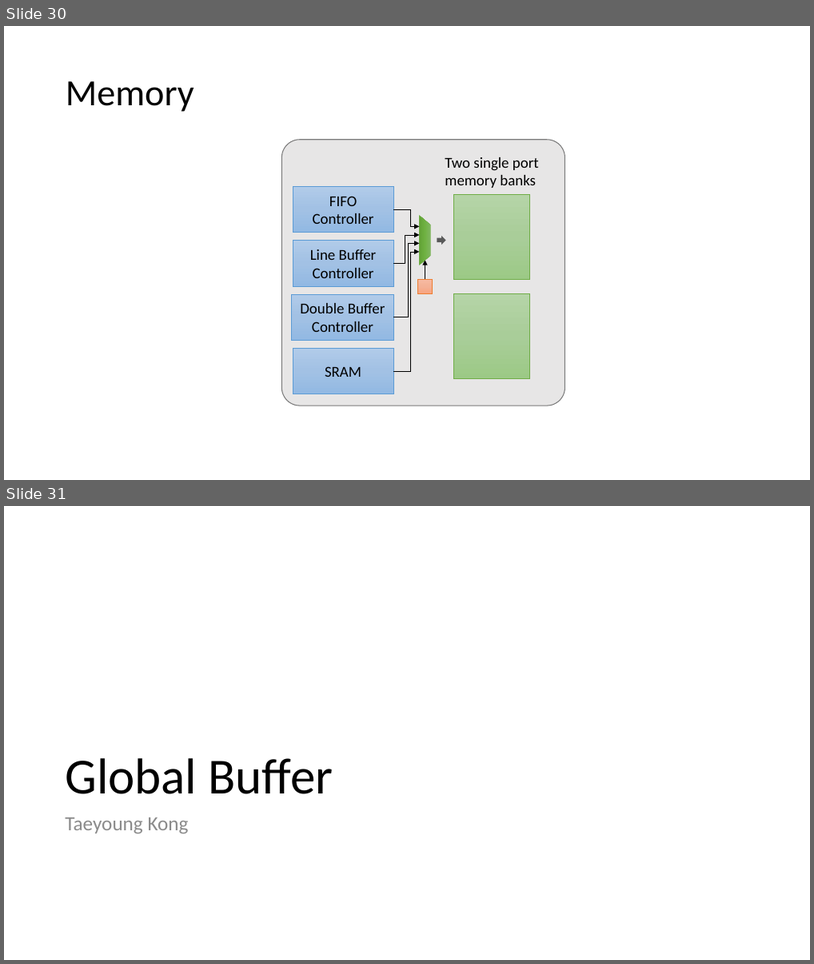
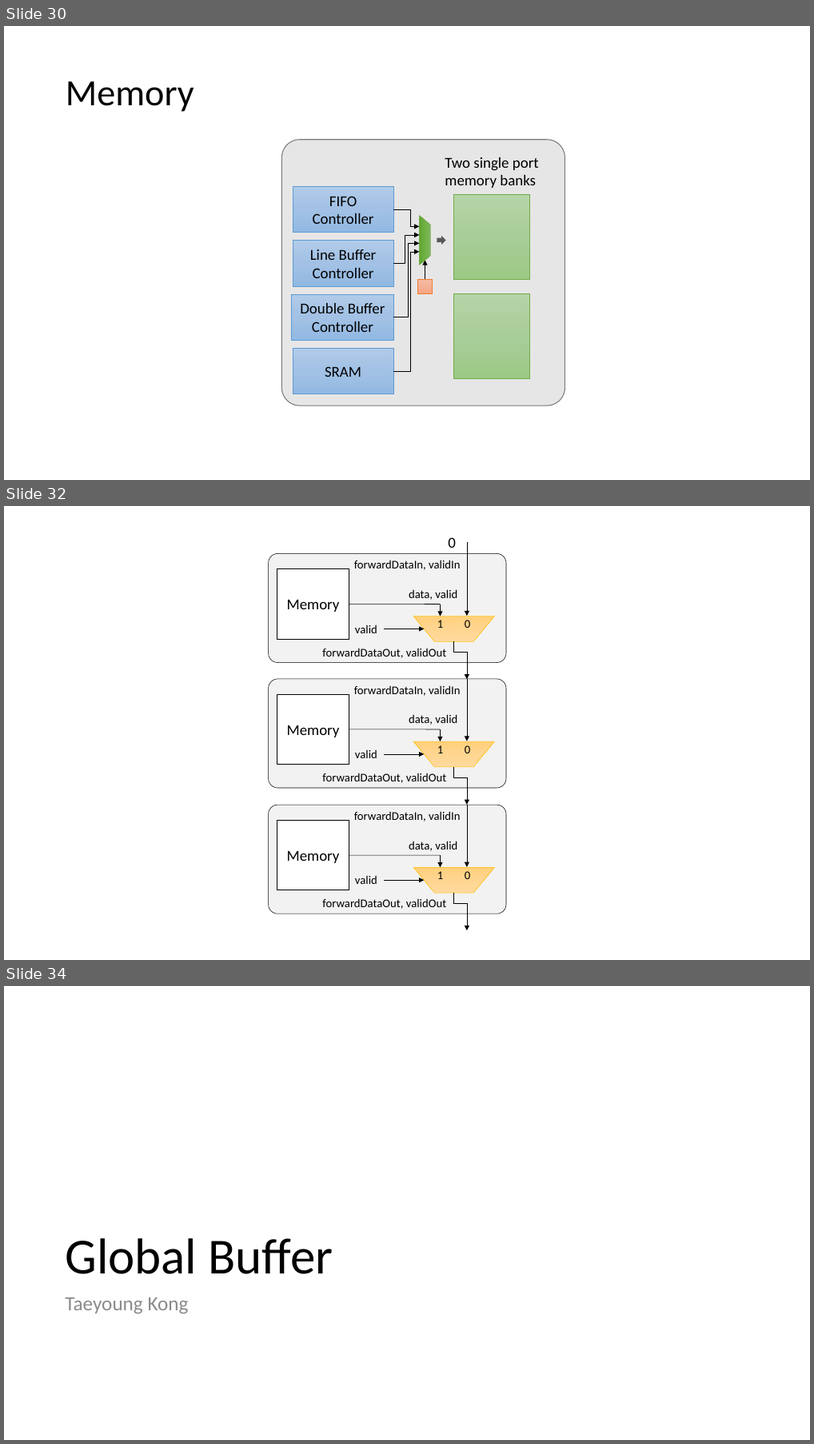
Before and after one commit to StanfordAHA/doc, a slide deck: 2019-05-10-garnet-block-diagrams.pptx. Shown one above the other, each under a label of ours: slides 30 and 31 before the commit, slides 30, 32 and 34 after it; the slides between them are not shown. The pictures are 814x964 and 814x1444 pixels, drawn with LibreOffice and Linux fonts; fonts in the diff are those of the drawing. Boxes give left, top, right and bottom in pixels: in the first picture for what was removed or moved away, otherwise in the second. Text is boxed around its words. In the diff, an @@ line names an element or a change of style, - is before the commit and + after.

```diff
--- a/2019-05-10-garnet-block-diagrams.pptx
+++ b/2019-05-10-garnet-block-diagrams.pptx
@@ slide 32 added at (x1=4, y1=506, x2=810, y2=960), background #FFFFFF @@
@@ group added at (x1=268, y1=537, x2=506, y2=930): 16 texts, 9 arrows, 3 rounded rectangles, 3 trapezoids, 3 rectangles, 3 lines, 3 elbow arrows @@
+0
+forwardDataIn, validIn
+forwardDataOut, validOut
+valid
+1 0
+data, valid
+Memory
+forwardDataIn, validIn
+forwardDataOut, validOut
+valid
+1 0
+data, valid
+Memory
+forwardDataIn, validIn
+forwardDataOut, validOut
+valid
+1 0
+data, valid
+Memory
@@ what was slide 31 is now slide 34 @@
```
Also in this commit, not shown: 2 other slides added, 6 other files.
